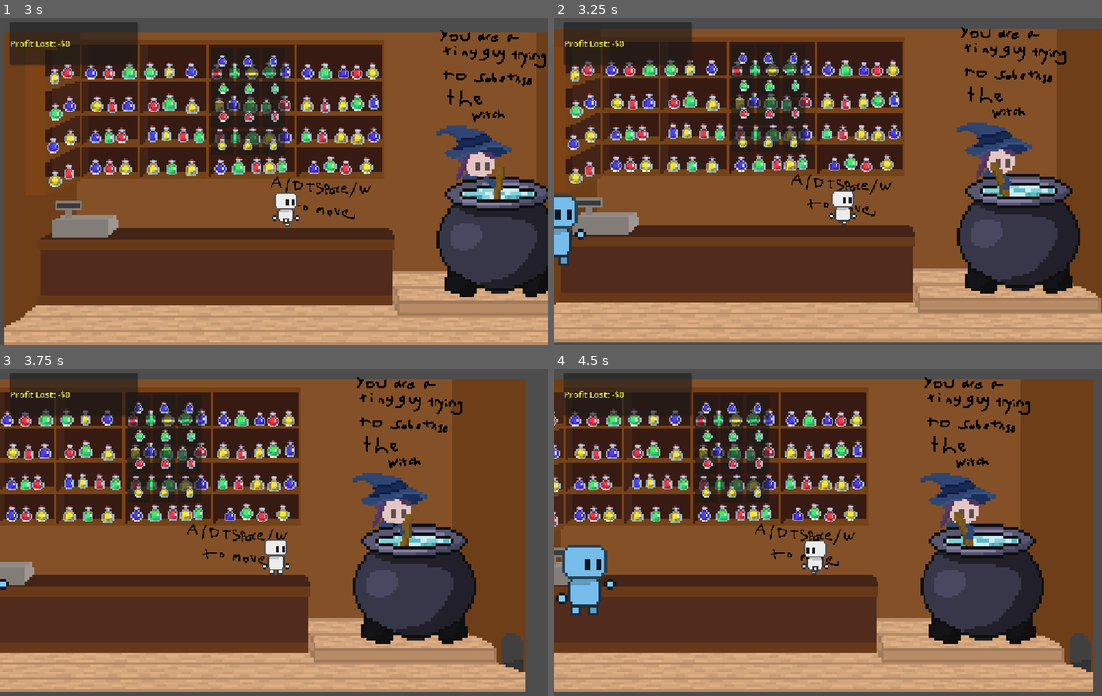
Above: before the commit, frames 1-4 (two rows, left to right).
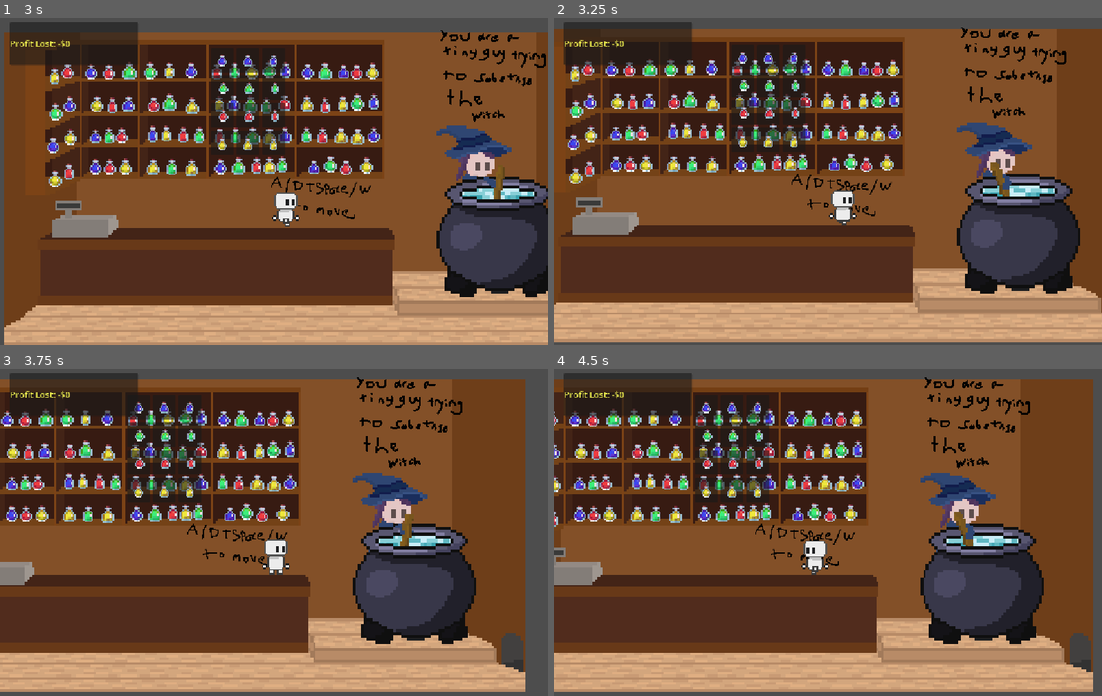
Above: after the commit, the same moments.

Repository: AntAntL/Jame-Gam-Oct2026_RAH
Game: Godot game, scene res://mainmenu.tscn
The game is run twice, just before and just after one commit, with the same random seed, the same clock (stepped at 60 frames per second) and the same inputs. The engine's default icon, where the game draws it, is replaced by a stand-in: a white triangle on a blue panel in a dark square.
Inputs (mouse positions are in pixels of both pictures, inside the frame that each line leads up to):
- Up to frame 1 (3 s): click (284, 240) at 0.5 s; tap Enter at 1.25 s; move the mouse to (394, 161) at 1.27 s; hold D (right) 1.28-2 s; tap F (throw) at 1.35 s; click (394, 161) at 1.42 s; tap W (jump) at 1.52, 1.82 s; drag from (164, 194) to (531, 295) at 2.02 s; move the mouse to (328, 106) at 2.77 s; hold D (right) from 2.78 s (still down); hold E from 2.78 s (still down)
- Up to frame 2 (3.25 s): keep holding D (right); keep holding E; tap F (throw) at 3.05 s
- Up to frame 3 (3.75 s): release D (right) at 3.5 s; release E at 3.5 s; drag from (246, 594) to (383, 522) at 3.52 s
- Up to frame 4 (4.5 s): move the mouse to (992, 578) at 4.27 s; hold A (left) from 4.28 s (still down); tap F (throw) at 4.35 s

Frame 1 is identical in both runs. In frame 2, 0.8% of the frame differs, in the area x 0-6%, y 53-76%; in frame 3, less than 0.1%; in frame 4, 1.5%, in the area x 0-12%, y 53-76%.

Commit message:
fix tutorial, customer animation, cauldron has color based on how bad it is

Diff:
--- a/cauldron.tscn
+++ b/cauldron.tscn
@@ -73,6 +73,10 @@
 scale = Vector2(1, 1.0344832)
 shape = SubResource("CircleShape2D_r300x")
 
+[node name="WaterCauldTimer" type="Timer" parent="ItemArea" unique_id=1885551018]
+wait_time = 0.1
+autostart = true
+
 [node name="WaterSplash" type="AnimatedSprite2D" parent="." unique_id=253614026]
 visible = false
 z_index = 5
@@ -92,4 +96,5 @@
 texture = ExtResource("4_a7jlv")
 
 [connection signal="body_entered" from="ItemArea" to="ItemArea" method="_on_body_entered"]
+[connection signal="timeout" from="ItemArea/WaterCauldTimer" to="ItemArea" method="_on_water_cauld_timer_timeout"]
 [connection signal="timeout" from="WaterSplash/Timer" to="ItemArea" method="_on_timer_timeout"]
--- a/customer.gd
+++ b/customer.gd
@@ -7,7 +7,7 @@
 var current_state: State = State.WALKING_IN
 var target_x: float = 540.0
 
-@onready var sprite: Sprite2D = $Sprite2D
+@onready var sprite: AnimatedSprite2D = $AnimatedSprite2D
 
 const TINTS = [
 	Color(0.5, 0.8, 1.0),
@@ -42,6 +42,7 @@
 	current_state = State.AT_COUNTER
 
 	# Wait brief moment at counter while purchasing
+	sprite.pause()
 	await get_tree().create_timer(1.8).timeout
 	serve_potion()
 
@@ -94,6 +95,7 @@
 	leave_shop()
 
 func leave_shop() -> void:
+	sprite.play()
 	current_state = State.WALKING_OUT
 	if sprite:
 		sprite.flip_h = true
--- a/customer.tscn
+++ b/customer.tscn
@@ -1,11 +1,78 @@
 [gd_scene format=3 uid="uid://b5rdmkmxxjjvu"]
 
 [ext_resource type="Script" uid="uid://ddjpjooxnfp2n" path="res://customer.gd" id="1_customer"]
-[ext_resource type="Texture2D" uid="uid://b0qoo45pj83d0" path="res://Objects/Sprites/World/Unorganized/Littleman.png" id="2_sprite"]
+[ext_resource type="Texture2D" uid="uid://mbc8aq664sbx" path="res://Objects/Sprites/World/Unorganized/Littleman_Sprite_Sheet.png" id="2_r8ta2"]
 
-[sub_resource type="CapsuleShape2D" id="CapsuleShape2D_c"]
-radius = 20.0
-height = 60.0
+[sub_resource type="AtlasTexture" id="AtlasTexture_f7asb"]
+atlas = ExtResource("2_r8ta2")
+region = Rect2(0, 32, 32, 32)
+
+[sub_resource type="AtlasTexture" id="AtlasTexture_co351"]
+atlas = ExtResource("2_r8ta2")
+region = Rect2(32, 32, 32, 32)
+
+[sub_resource type="AtlasTexture" id="AtlasTexture_gn8fi"]
+atlas = ExtResource("2_r8ta2")
+region = Rect2(64, 32, 32, 32)
+
+[sub_resource type="AtlasTexture" id="AtlasTexture_eas7q"]
+atlas = ExtResource("2_r8ta2")
+region = Rect2(96, 32, 32, 32)
+
+[sub_resource type="AtlasTexture" id="AtlasTexture_0rcyg"]
+atlas = ExtResource("2_r8ta2")
+region = Rect2(128, 32, 32, 32)
+
+[sub_resource type="AtlasTexture" id="AtlasTexture_frhio"]
+atlas = ExtResource("2_r8ta2")
+region = Rect2(160, 32, 32, 32)
+
+[sub_resource type="AtlasTexture" id="AtlasTexture_551dw"]
+atlas = ExtResource("2_r8ta2")
+region = Rect2(192, 32, 32, 32)
+
+[sub_resource type="AtlasTexture" id="AtlasTexture_sll7s"]
+atlas = ExtResource("2_r8ta2")
+region = Rect2(224, 32, 32, 32)
+
+[sub_resource type="AtlasTexture" id="AtlasTexture_crw8f"]
+atlas = ExtResource("2_r8ta2")
+region = Rect2(256, 32, 32, 32)
+
+[sub_resource type="SpriteFrames" id="SpriteFrames_r300x"]
+animations = [{
+"frames": [{
+"duration": 1.0,
+"texture": SubResource("AtlasTexture_f7asb")
+}, {
+"duration": 1.0,
+"texture": SubResource("AtlasTexture_co351")
+}, {
+"duration": 1.0,
+"texture": SubResource("AtlasTexture_gn8fi")
+}, {
+"duration": 1.0,
+"texture": SubResource("AtlasTexture_eas7q")
+}, {
+"duration": 1.0,
+"texture": SubResource("AtlasTexture_0rcyg")
+}, {
+"duration": 1.0,
+"texture": SubResource("AtlasTexture_frhio")
+}, {
+"duration": 1.0,
+"texture": SubResource("AtlasTexture_551dw")
+}, {
+"duration": 1.0,
+"texture": SubResource("AtlasTexture_sll7s")
+}, {
+"duration": 1.0,
+"texture": SubResource("AtlasTexture_crw8f")
+}],
+"loop": 1,
+"name": &"default",
+"speed": 8.0
+}]
 
 [node name="Customer" type="CharacterBody2D" unique_id=1063727133]
 z_index = 6
@@ -14,10 +81,7 @@
 collision_mask = 0
 script = ExtResource("1_customer")
 
-[node name="Sprite2D" type="Sprite2D" parent="." unique_id=514598894]
-scale = Vector2(6, 6)
-texture = ExtResource("2_sprite")
-
-[node name="CollisionShape2D" type="CollisionShape2D" parent="." unique_id=1805260964]
-scale = Vector2(3, 3)
-shape = SubResource("CapsuleShape2D_c")
+[node name="AnimatedSprite2D" type="AnimatedSprite2D" parent="." unique_id=572292396]
+scale = Vector2(10, 10)
+sprite_frames = SubResource("SpriteFrames_r300x")
+autoplay = "default"
--- a/customer_spawner.gd
+++ b/customer_spawner.gd
@@ -1,12 +1,15 @@
 extends Node2D
 
 @export var customer_scene: PackedScene = preload("res://customer.tscn")
-@export var spawn_position: Vector2 = Vector2(-30, 470)
+@export var spawn_position: Vector2 = Vector2(-30, 560)
 
 var current_customer: Node = null
 var spawn_timer: Timer
 
 func _ready() -> void:
+	# Initially wait so player can read tutorial
+	await get_tree().create_timer(8).timeout
+
 	spawn_timer = Timer.new()
 	spawn_timer.one_shot = true
 	spawn_timer.timeout.connect(_on_spawn_timer_timeout)
--- a/item_area.gd
+++ b/item_area.gd
@@ -4,6 +4,8 @@
 
 @onready var WaterSplash: AnimatedSprite2D = $"../WaterSplash"
 @onready var WaterSplashTimer: Timer = $"../WaterSplash/Timer"
+@onready var WaterCauld: Sprite2D = $"../WaterCauld"
+@onready var WaterCauldTimer: Timer = $"../WaterCauldTimer"
 
 signal ingredient_added(item_name: String)
 
@@ -60,7 +62,7 @@
 		bonus_loss += 50
 		trick_titles.append("thrown")
 
-	# Score bonus & trigger popups
+	# Popup
 	var world_root = get_tree().current_scene
 	if bonus_loss > 0:
 		var hud = get_tree().get_first_node_in_group("hud")
@@ -72,19 +74,19 @@
 	else:
 		TrickPopup.spawn(world_root, global_position + Vector2(0, -55), "dunked", Color(0.4, 1.0, 0.5))
 
-	# Gentle screen shake on trick shots
+	# Screen shake
 	var cam = get_tree().get_first_node_in_group("main_camera")
 	if cam:
 		if bonus_loss > 0:
 			cam.add_shake(0.2)
 		get_tree().create_timer(0.35).timeout.connect(cam.return_to_player)
 
-	# Subtle hitstop on trick impact
+	# Thing
 	if bonus_loss > 0:
 		Engine.time_scale = 0.3
 		get_tree().create_timer(0.05, true, false, true).timeout.connect(func(): Engine.time_scale = 1.0)
 
-	# Gentle cauldron dip animation
+	# Animation
 	var parent_node = get_parent() as Node2D
 	if parent_node:
 		if cauldron_tween and cauldron_tween.is_valid():
@@ -116,3 +118,9 @@
 
 func _on_timer_timeout() -> void:
 	WaterSplash.visible = false
+
+
+func _on_water_cauld_timer_timeout() -> void:
+	var redden_speed = 0.2 * get_ingredient_count()
+	WaterCauld.modulate.g = move_toward(modulate.g, 0.0, redden_speed)
+	WaterCauld.modulate.b = move_toward(modulate.b, 0.0, redden_speed)
--- a/world.tscn
+++ b/world.tscn
@@ -24,8 +24,8 @@
 [ext_resource type="PackedScene" uid="uid://b5vy8tu5uoy40" path="res://tutorial_text.tscn" id="22_wukud"]
 [ext_resource type="Texture2D" uid="uid://beho7v1mjcsrg" path="res://Objects/Sprites/Tutorial/game_explanation (1).png" id="23_il2jm"]
 [ext_resource type="Texture2D" uid="uid://dhrryv2xomvvg" path="res://Objects/Sprites/Tutorial/throw_indicator (1).png" id="24_bo7i5"]
-[ext_resource type="Texture2D" uid="uid://chy51r2vmw22k" path="res://Objects/Sprites/Tutorial/control_throw (1).png" id="24_mc2jv"]
 [ext_resource type="Texture2D" uid="uid://d3hw8qrm3rg5k" path="res://Objects/Sprites/Tutorial/controls (1).png" id="24_wjb0r"]
+[ext_resource type="Texture2D" uid="uid://cl4a6oi7gwvt2" path="res://Objects/Sprites/Tutorial/control_throw (1) (1).png" id="25_bo7i5"]
 
 [sub_resource type="WorldBoundaryShape2D" id="WorldBoundaryShape2D_r300x"]
 
@@ -471,19 +471,19 @@
 [node name="TutorialText" parent="." unique_id=895328632 instance=ExtResource("22_wukud")]
 position = Vector2(958, 171)
 TutorialImage = ExtResource("23_il2jm")
-ShowTime = 8
+ShowTime = 7
 
 [node name="TutorialText4" parent="." unique_id=1667174542 instance=ExtResource("22_wukud")]
 position = Vector2(952, 175)
 TutorialImage = ExtResource("24_bo7i5")
 StartTime = 8
-ShowTime = 8
+ShowTime = 15
 
 [node name="TutorialText3" parent="." unique_id=1086619522 instance=ExtResource("22_wukud")]
 position = Vector2(339, 502)
-TutorialImage = ExtResource("24_mc2jv")
+TutorialImage = ExtResource("25_bo7i5")
 StartTime = 8
-ShowTime = 8
+ShowTime = 15
 
 [node name="TutorialText2" parent="." unique_id=849462435 instance=ExtResource("22_wukud")]
 position = Vector2(592, 441)
Binary file added: Objects/Sprites/Tutorial/control_throw (1) (1).png
Not shown, changed: Objects/Sprites/Tutorial/control_throw (1) (1).png.import
Binary file removed: Objects/Sprites/Tutorial/control_throw (1).png
